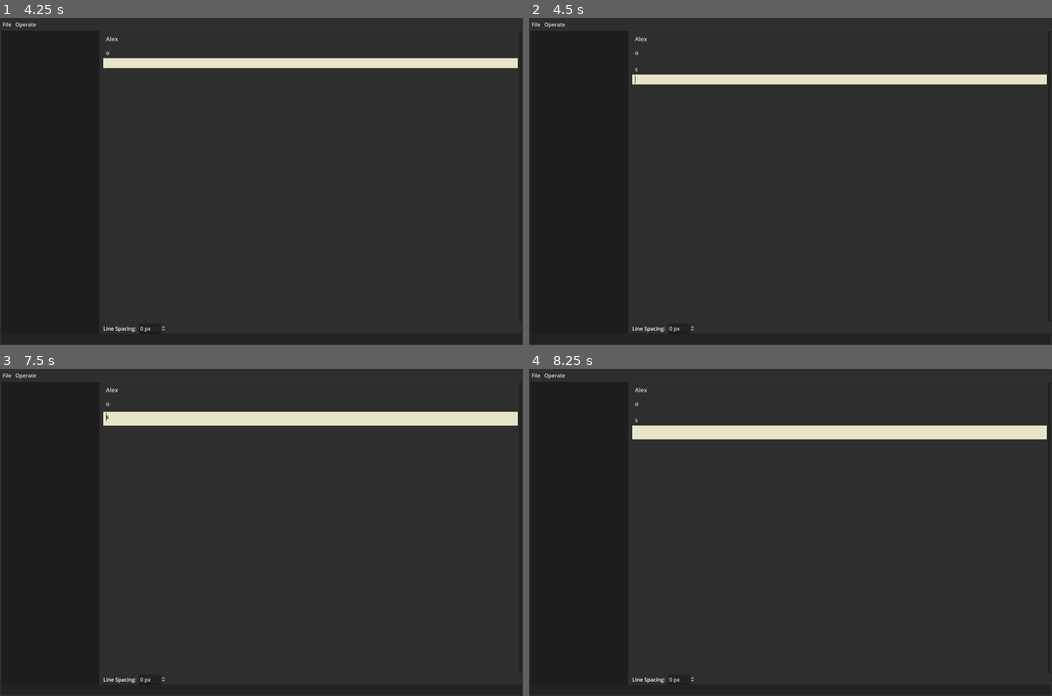
Above: before the commit, frames 1-4 (two rows, left to right).
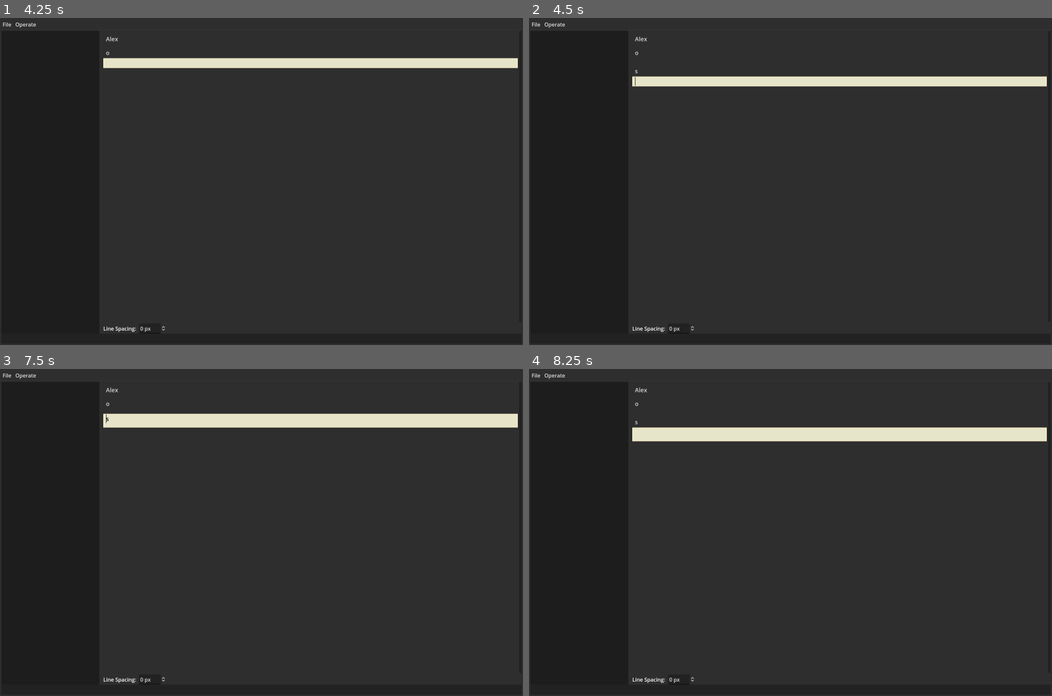
Above: after the commit, the same moments.

Repository: LaoDie1/godot-markdown-editor
Game: Godot game, scene res://src/scene/main.tscn
The game is run twice, just before and just after one commit, with the same random seed, the same clock (stepped at 60 frames per second) and the same inputs.
Inputs (mouse positions are in pixels of both pictures, inside the frame that each line leads up to):
- Up to frame 1 (4.25 s): click (308, 34) at 0.52 s; type "Alex" at 0.6 s; tap Enter at 1.25, 2.75 s; drag from (308, 37) to (313, 109) at 1.27 s; tap Space at 2, 3.5 s; drag from (156, 197) to (235, 246) at 2.02 s; move the mouse to (313, 109) at 2.77 s; hold Up 2.78-3.5 s; tap O at 2.85 s; drag from (235, 246) to (104, 132) at 3.52 s
- Up to frame 2 (4.5 s): tap Enter at 4.25, 4.35 s; move the mouse to (947, 230) at 4.27 s; hold S from 4.28 s (still down)
- Up to frame 3 (7.5 s): release S at 5 s; tap Space at 5 s; drag from (104, 483) to (183, 450) at 5.02 s; move the mouse to (287, 532) at 5.77 s; hold S 5.78-6.5 s; tap Backspace at 5.85 s; click (287, 532) at 5.92 s; drag from (183, 450) to (156, 548) at 6.52 s; move the mouse to (376, 516) at 7.27 s; hold Up from 7.28 s (still down); hold Shift from 7.28 s (still down)
- Up to frame 4 (8.25 s): release Up at 8 s; release Shift at 8 s; drag from (685, 548) to (764, 597) at 8.02 s

Frame 1 is identical in both runs. In frame 2, 1.3% of the frame differs, in the area x 19-99%, y 15-21%; in frame 3, 1.3%, in the area x 19-99%, y 13-18%; in frame 4, 1.3%.

Commit message:
更新间隔

Diff:
--- a/src/scene/document/line_item.gd
+++ b/src/scene/document/line_item.gd
@@ -100,7 +100,7 @@
 ## 获取当前字符串总高度（包括换行高度）
 func get_text_height() -> int:
 	if _text == "":
-		return 8
+		return 14
 	#assert(type != LineType.Error, "还没有设置行的类型")
 	if type == LineType.ImageUrl:
 		return _line_height + margin.top + margin.bottom
